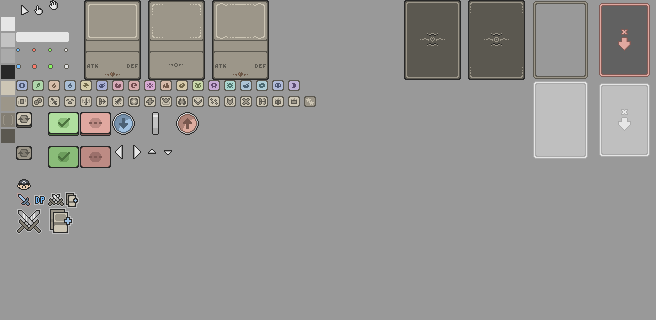
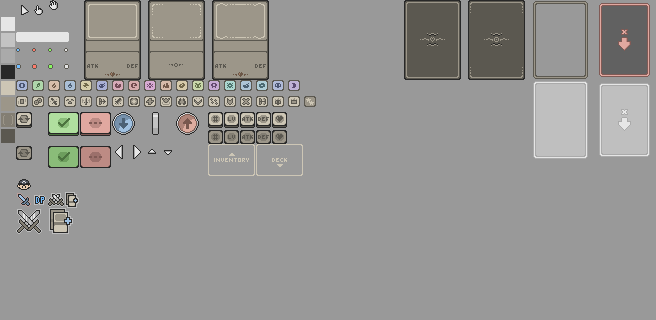
Before/after of a (656, 320) layered artwork. What changed in the layer stack:
painted on "main" (2nd of 2, in "main") over [208, 112, 303, 176]
